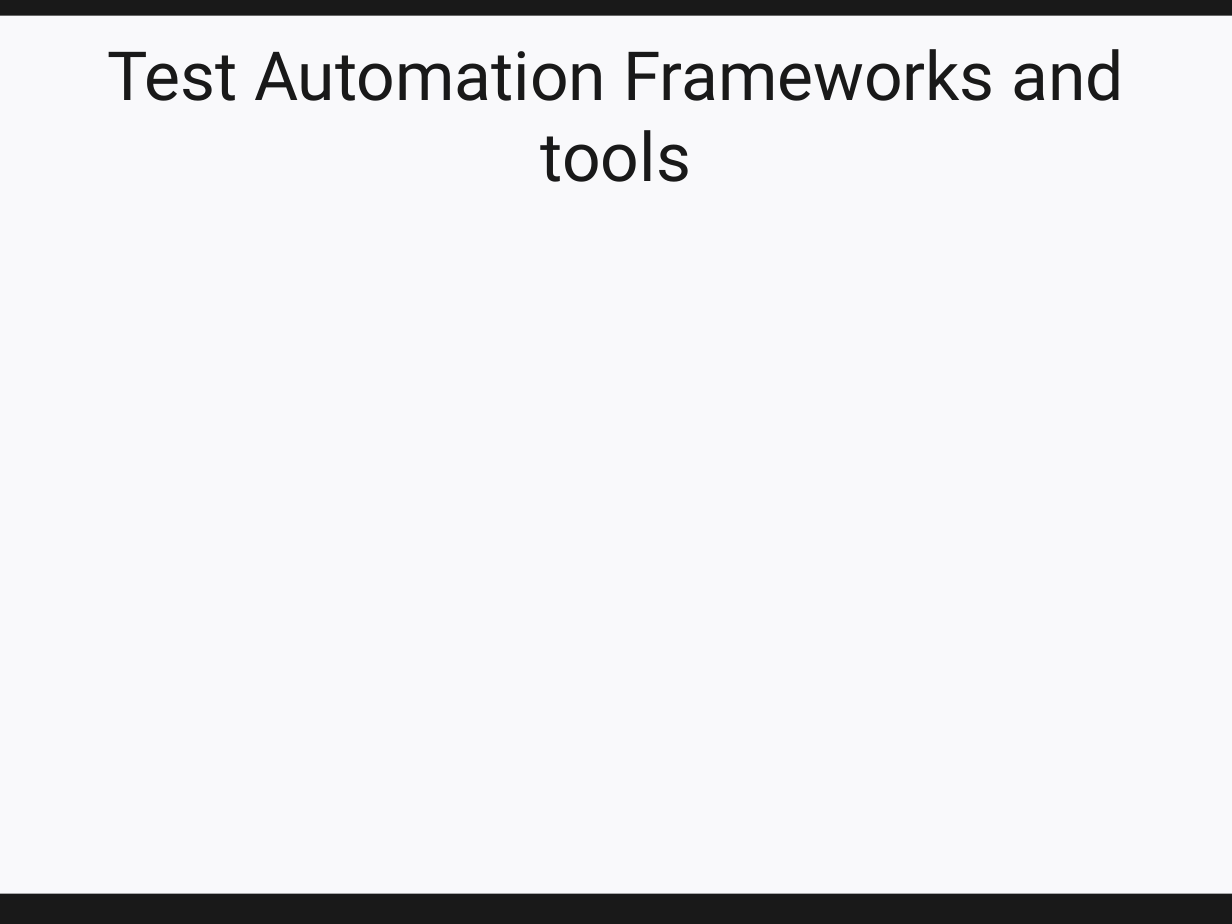
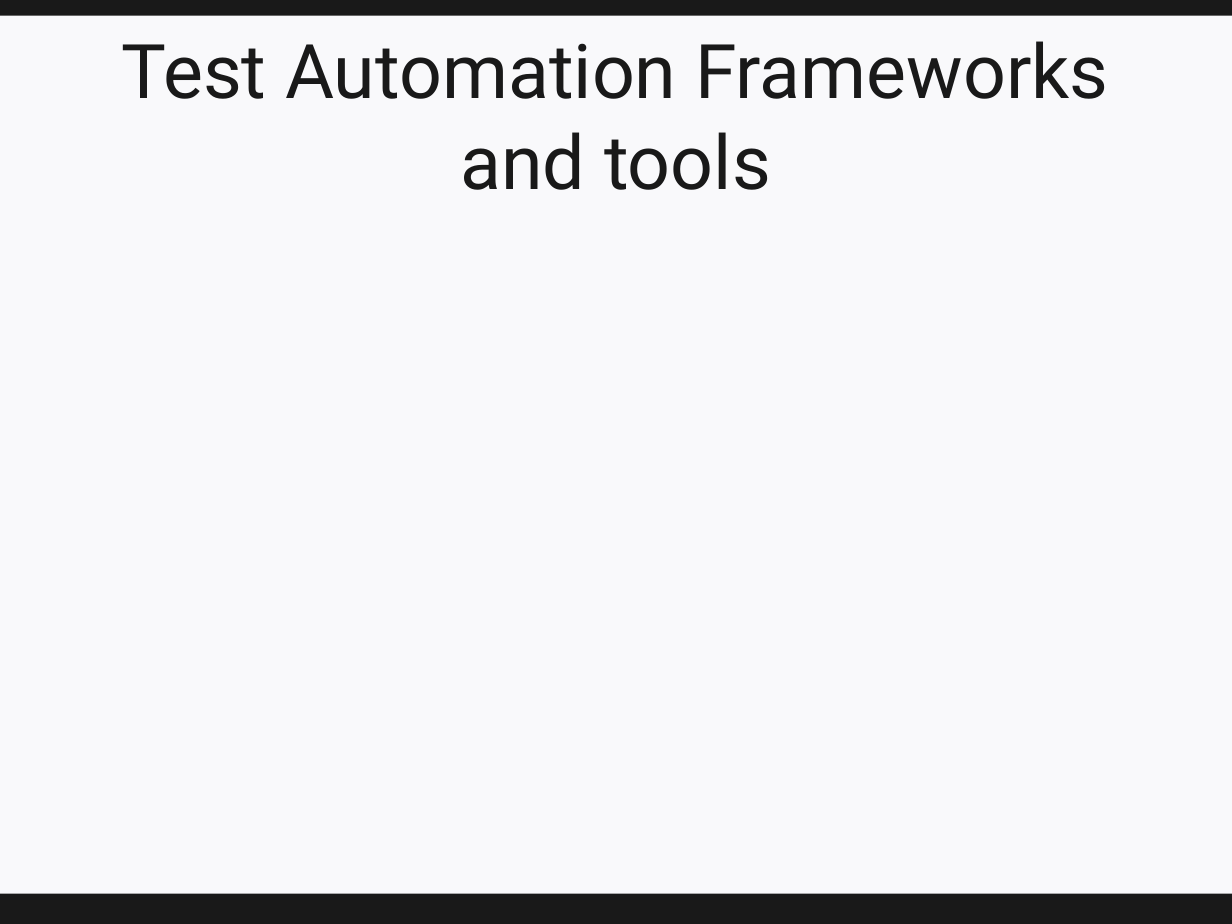
Before and after one commit to narsuman/software-testing-course, a slide deck: slide 2 of underwork/Course-topic-test-automation.pptx (slide 7 before the commit). Drawn at 1232x924 pixels with LibreOffice and Linux fonts; fonts in the diff are those of the drawing; background and template pictures are left out. Boxes give left, top, right and bottom in pixels: in the first picture for what was removed or moved away, otherwise in the second. Text is boxed around its words. In the diff, an @@ line names an element or a change of style, - is before the commit and + after.

```diff
--- a/underwork/Course-topic-test-automation.pptx
+++ b/underwork/Course-topic-test-automation.pptx
@@ title "Test Automation Frameworks and tools" at box(122, 41, 1108, 190): size 39.6 to 44 pt @@
```
Also in this commit, not shown: 3 other slides changed, 18 slides removed, 5 other files.
